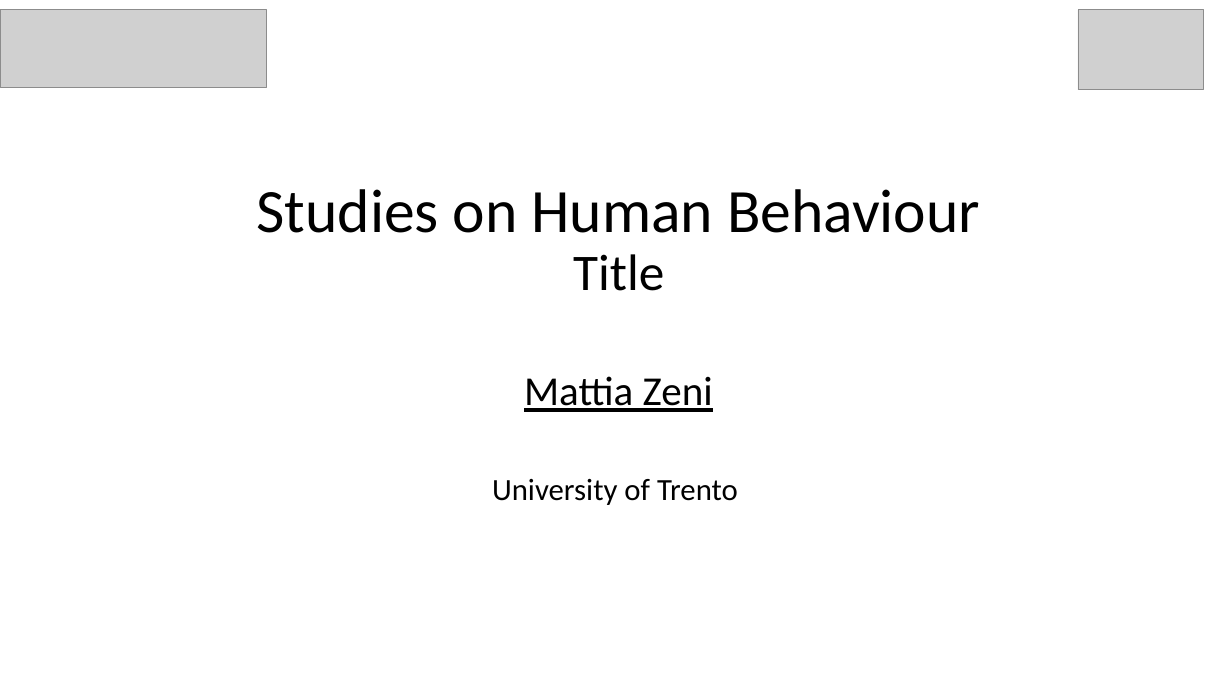
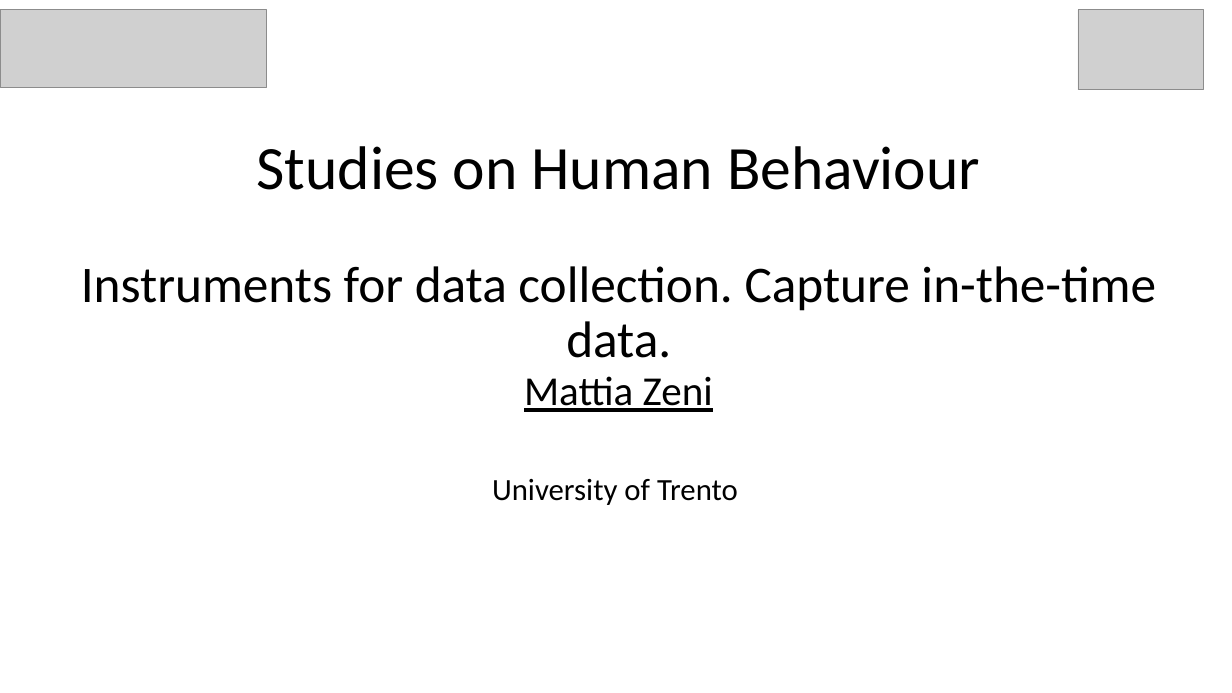
Before and after one commit to UNITN-SHB-2020/unitn-shb-2021.github.io, a slide deck: slide 1 of material/slides/L10.Capture.In-the-time.Data.pptx. Drawn at 1232x693 pixels with LibreOffice and Linux fonts; fonts in the diff are those of the drawing; grey boxes stand for pictures. Boxes give left, top, right and bottom in pixels: in the first picture for what was removed or moved away, otherwise in the second. Text is boxed around its words. In the diff, an @@ line names an element or a change of style, - is before the commit and + after.

```diff
--- a/material/slides/L10.Capture.In-the-time.Data.pptx
+++ b/material/slides/L10.Capture.In-the-time.Data.pptx
@@ title at [81, 146, 1156, 358]: text changed; size 48 to 40 pt @@
-Studies on Human Behaviour
-Title
+Studies on Human Behaviour
+Instruments for data collection. Capture in-the-time data.
```
Also in this commit, not shown: 5 other files.
